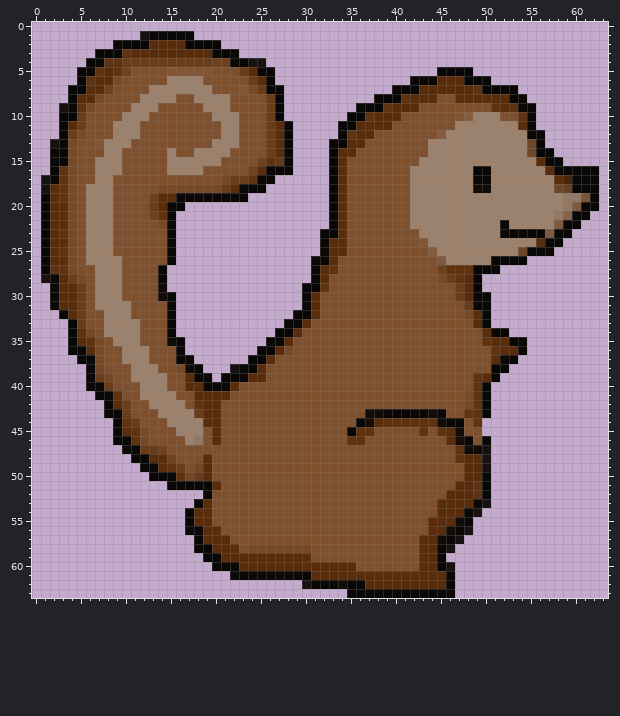
A pixel-art sprite gets an edit: Assets/pixelArt/walkingAnimation/walking2.png. The first picture shows the starting point.
The file is 64x64 pixels. Pixels under 10% opacity are left out. Colours within 5 levels of each other are drawn and written as one.
Once edited:
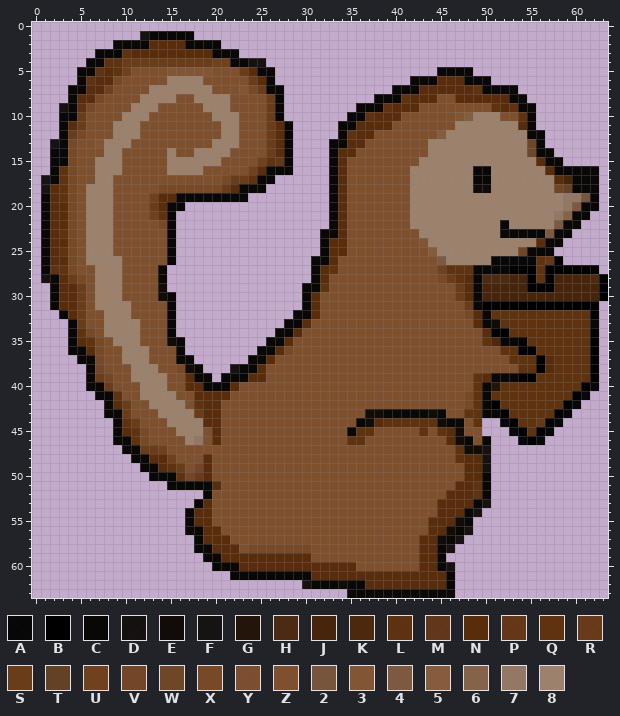
Palette (. is transparent): A #000000f4  B #000000  C #0a0807  D #0e0a08f3  E #120c08  F #151413  G #24150a  H #46250cf3  J #46250c  K #4c280e  L #592d0af3  M #592d0bea  N #592d0b  P #5f3210f3  Q #5f3210  R #643716f7  S #693c1a  T #634127  U #6f411f  V #6f4220f5  W #6e4729  X #774927  Y #794b29f4  Z #7e502d  2 #76553c  3 #825635  4 #7d5a3f  5 #855c3c  6 #85634a  7 #937864  8 #9c816c
Edits made:
Colour A is added in row 26 at x 55; in row 27 at x 52; in row 33 at x 62; in row 40 at x 62; in row 41 at x 61; in row 42 at x 60.
Colour A is added in row 43 at x 51 and 59; in row 44 at x 52 and 58; in row 45 at x 53 and 57; in row 46 at x 54 and 56.
Colour B is added in row 26 at x 58; in row 27 at x 53 to 55 and 57 to 62; in row 28 at x 55, 57 and 63; in row 29 at x 55 to 57 and 63; in row 30 at x 63; in row 31 at x 51 to 62.
Colour B is added in row 32 at x 62; in rows 34 to 35 at x 62; in row 36 at x 55 and 62; in rows 37 to 38 at x 56 and 62; in row 39 at x 54 to 55 and 62; in row 40 at x 61.
Colour B is added in row 41 at x 60; in row 42 at x 51 and 59; in row 43 at x 52 and 58; in row 44 at x 53 and 57; in row 45 at x 54 and 56; in row 46 at x 55.
Colour B replaces colour C in row 31 at x 50; in row 34 at x 51 to 52; in rows 35 to 36 at x 54.
Colour C is added in row 39 at x 52 to 53.
Colour C replaces colour N in row 35 at x 52.
Colour E is added in row 33 at x 51.
Colour G is added in row 40 at x 51.
Colour H is added in row 28 at x 50 to 52 and 62.
Colour J is added in row 28 at x 53 to 54 and 58 to 61; in row 29 at x 50 to 54 and 58 to 62; in row 30 at x 51 to 62.
Colour J replaces colour C in row 30 at x 50.
Colour K replaces colour N in row 35 at x 51.
Colour N is added in rows 37 to 38 at x 57.
Colour P is added in row 26 at x 57; in row 44 at x 56.
Colour Q is added in rows 26 to 28 at x 56; in row 32 at x 51 to 61; in row 33 at x 52 to 61; in row 34 at x 53 to 61; in row 35 at x 55 to 61; in row 36 at x 56 to 61.
Colour Q is added in rows 37 to 38 at x 54 to 55 and 58 to 61; in row 39 at x 56 to 61; in row 40 at x 52 to 60; in row 41 at x 51 to 59; in row 42 at x 52 to 58; in row 43 at x 53 to 57.
Colour Q is added in row 44 at x 54 to 55; in row 45 at x 55.
Colour Q replaces colour C in row 37 at x 53.
Colour Q replaces colour N in row 36 at x 52 to 53.
Colour Z is added in row 38 at x 53.
Colour Z replaces colour C in row 37 at x 52; in row 38 at x 51 to 52.
Colour Z replaces colour N in row 37 at x 51.
Colour Z replaces colour Q in row 36 at x 51.
Changed places in both pictures, as pixel boxes (x1, y1, x2, y2):
changed: (482, 256, 608, 445)
